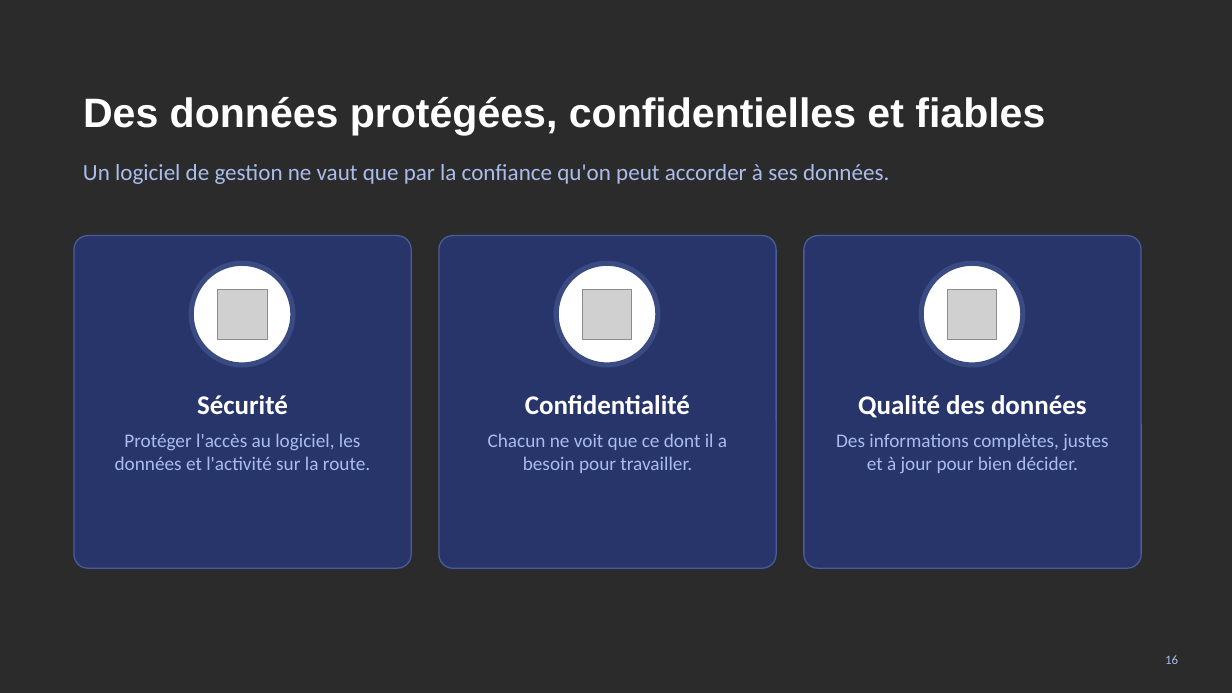
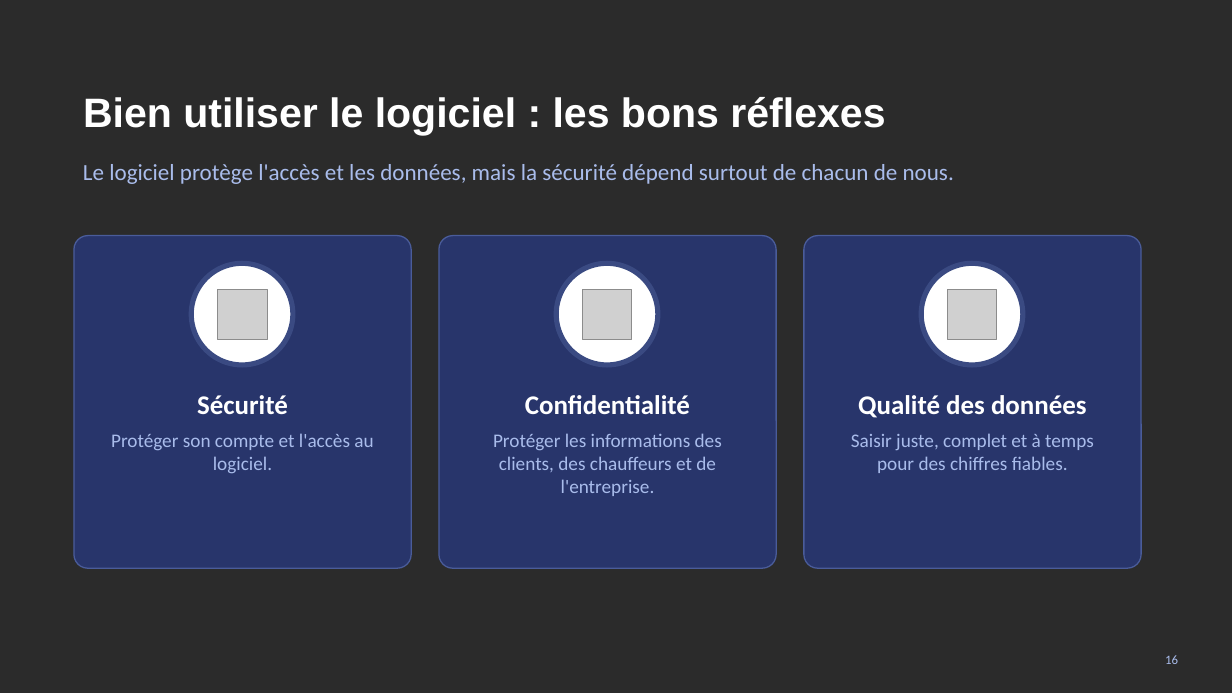
Before and after one commit to meledjearmel/portfolio-assets, a slide deck: slide 16 of formations/dti/presentation-division-terrestre-internationale.pptx. Drawn at 1232x693 pixels with LibreOffice and Linux fonts; fonts in the diff are those of the drawing; grey boxes stand for pictures; background and template pictures are left out; a plain dark background stands for a picture behind light text. Boxes give left, top, right and bottom in pixels: in the first picture for what was removed or moved away, otherwise in the second. Text is boxed around its words. In the diff, an @@ line names an element or a change of style, - is before the commit and + after.

```diff
--- a/formations/dti/presentation-division-terrestre-internationale.pptx
+++ b/formations/dti/presentation-division-terrestre-internationale.pptx
@@ title at (83,97,885,135): text changed @@
-Des données protégées, confidentielles et fiables
+Bien utiliser le logiciel : les bons réflexes
@@ text at (83,164,954,184): text changed @@
-Un logiciel de gestion ne vaut que par la confiance qu'on peut accorder à ses données.
+Le logiciel protège l'accès et les données, mais la sécurité dépend surtout de chacun de nous.
@@ text at (111,433,373,473): text changed @@
-Protéger l'accès au logiciel, les données et l'activité sur la route.
+Protéger son compte et l'accès au logiciel.
@@ text at (493,433,722,496): text changed @@
-Chacun ne voit que ce dont il a besoin pour travailler.
+Protéger les informations des clients, des chauffeurs et de l'entreprise.
@@ text at (851,433,1094,473): text changed @@
-Des informations complètes, justes et à jour pour bien décider.
+Saisir juste, complet et à temps pour des chiffres fiables.
```
Also in this commit, not shown: 5 slides added, 3 slides removed, 1 other file.
